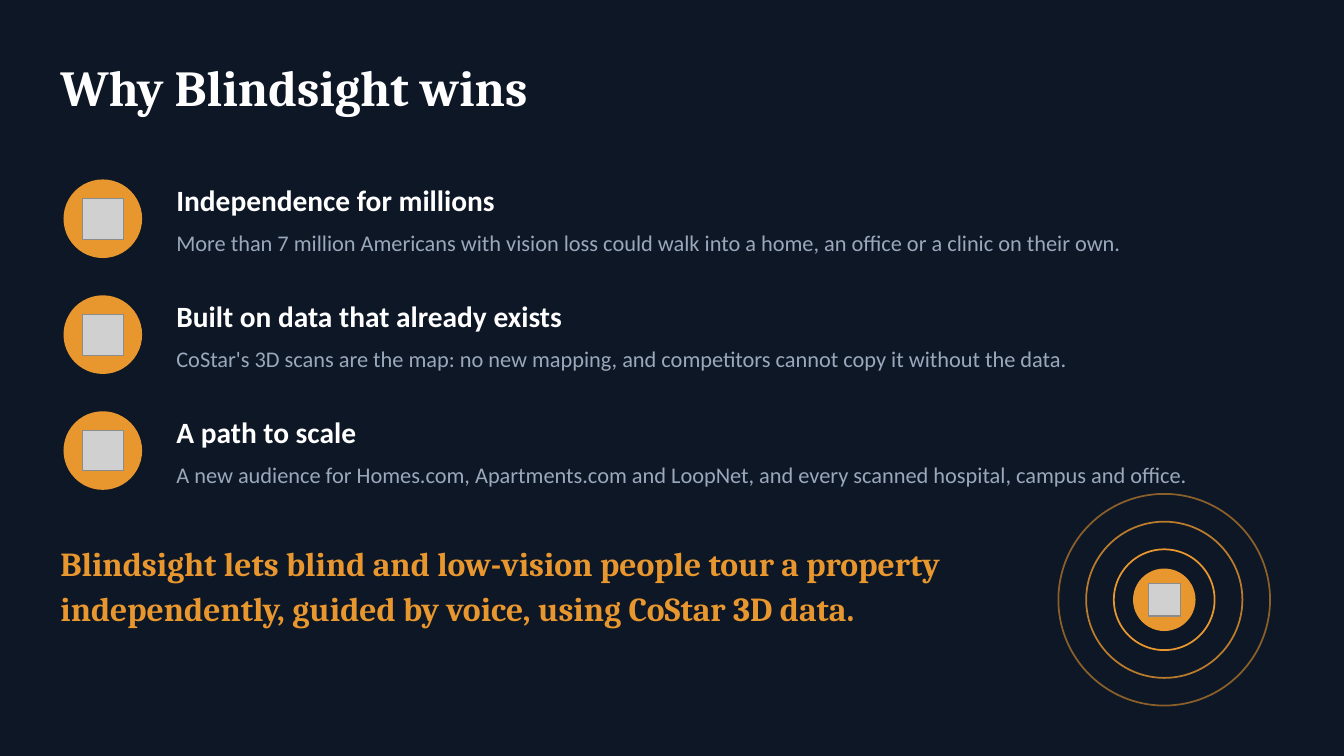
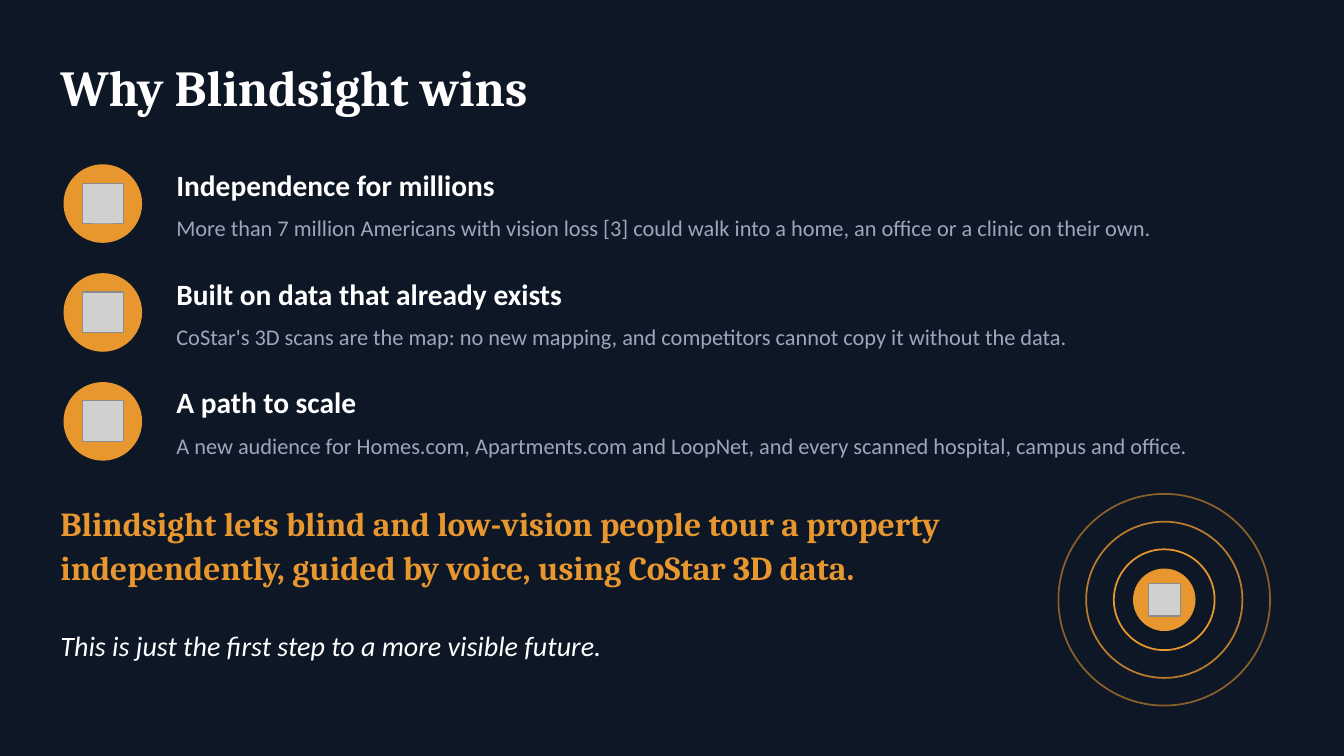
Before and after one commit to epicgdog/blindsight, a slide deck: slide 13 of slides/blindsight.pptx. Drawn at 1344x756 pixels with LibreOffice and Linux fonts; fonts in the diff are those of the drawing; grey boxes stand for pictures. Boxes give left, top, right and bottom in pixels: in the first picture for what was removed or moved away, otherwise in the second. Text is boxed around its words. In the diff, an @@ line names an element or a change of style, - is before the commit and + after.

```diff
--- a/slides/blindsight.pptx
+++ b/slides/blindsight.pptx
@@ 1 picture, 1 text, 1 ellipse moved together from (x1=64, y1=179, x2=495, y2=258) to (x1=64, y1=164, x2=495, y2=243) @@
@@ text at (x1=176, y1=220, x2=1150, y2=239): text changed @@
-More than 7 million Americans with vision loss could walk into a home, an office or a clinic on their own.
+More than 7 million Americans with vision loss [3] could walk into a home, an office or a clinic on their own.
@@ 2 texts, 1 ellipse moved together from (x1=64, y1=295, x2=1066, y2=374) to (x1=64, y1=273, x2=1066, y2=352) @@
@@ picture moved from (x1=83, y1=315, x2=124, y2=356) to (x1=83, y1=292, x2=124, y2=334) @@
@@ 2 texts, 1 picture, 1 ellipse moved together from (x1=64, y1=411, x2=1186, y2=490) to (x1=64, y1=382, x2=1186, y2=461) @@
@@ text "Blindsight lets blind and low-vision ..." moved from (x1=60, y1=552, x2=939, y2=629) to (x1=60, y1=512, x2=939, y2=588) @@
@@ text added at (x1=60, y1=636, x2=601, y2=661), 20 pt, text #FFFFFF, italic @@
+This is just the first step to a more visible future.
```
Also in this commit, not shown: 3 other slides changed, 1 slide added, 4 other files.
